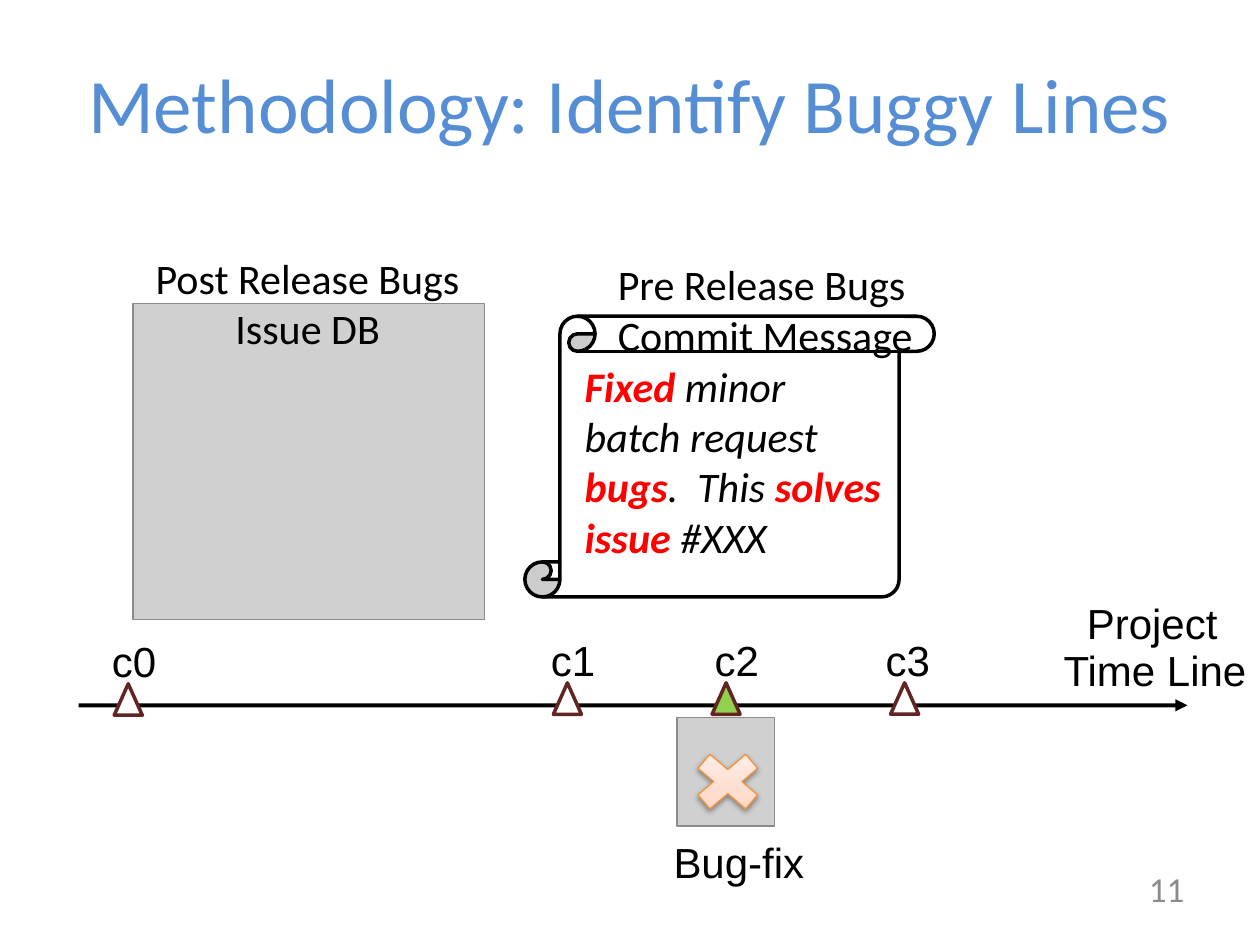
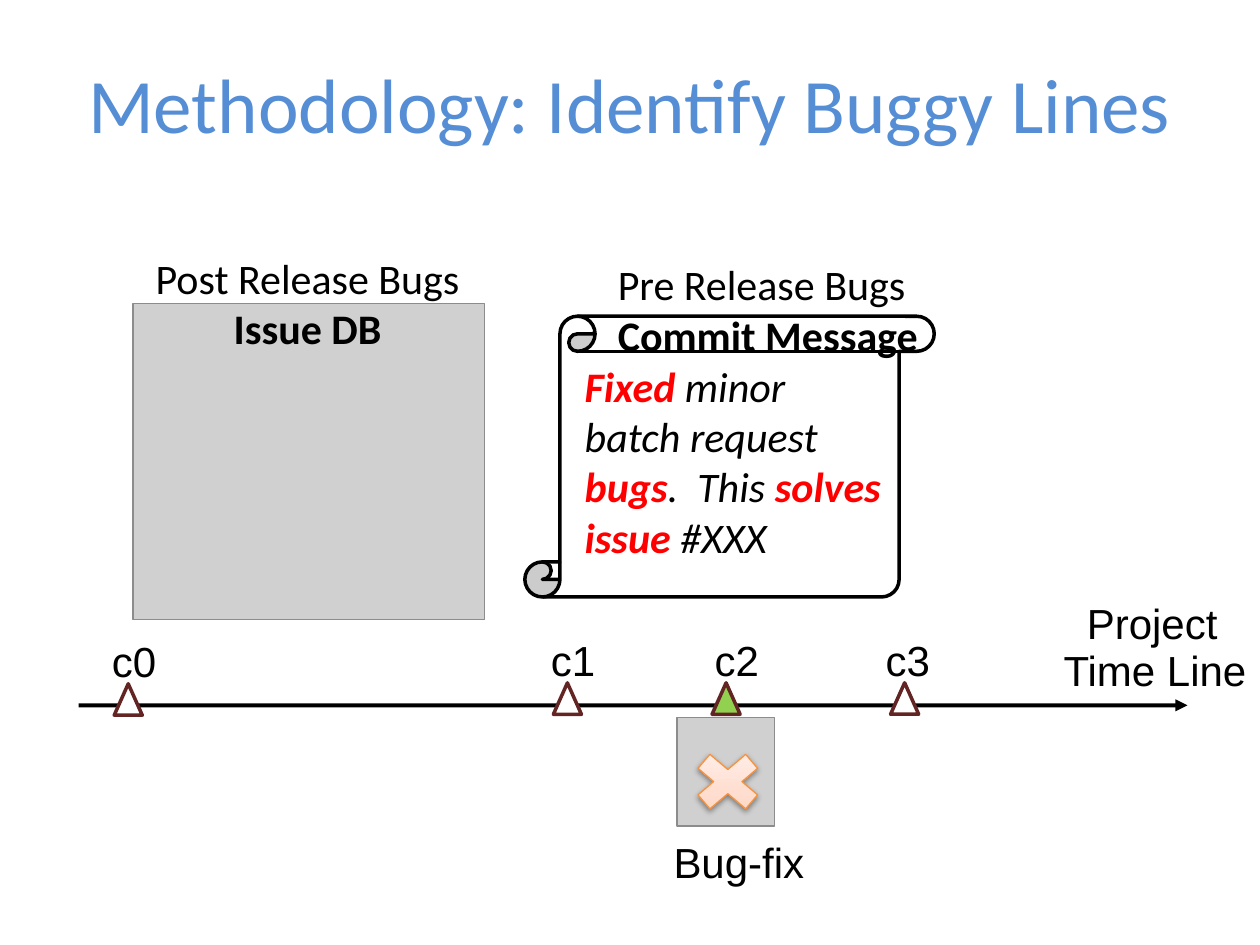
Before and after one commit to baishakhir/baishakhir.github.io, a slide deck: slide 12 of uploads/icse16-naturalness.pptx (slide 11 before the commit). Drawn at 1260x945 pixels with LibreOffice and Linux fonts; fonts in the diff are those of the drawing; grey boxes stand for pictures. Boxes give left, top, right and bottom in pixels: in the first picture for what was removed or moved away, otherwise in the second. Text is boxed around its words. In the diff, an @@ line names an element or a change of style, - is before the commit and + after.

```diff
--- a/uploads/icse16-naturalness.pptx
+++ b/uploads/icse16-naturalness.pptx
@@ text at box(234, 316, 381, 345): bold on in "Issue DB" @@
@@ text at box(618, 316, 918, 361): bold on in "Commit Message" @@
@@ page number removed at box(1149, 879, 1184, 902) @@
-11
```
Also in this commit, not shown: 26 other slides changed, 7 slides added, 1 slide removed.
